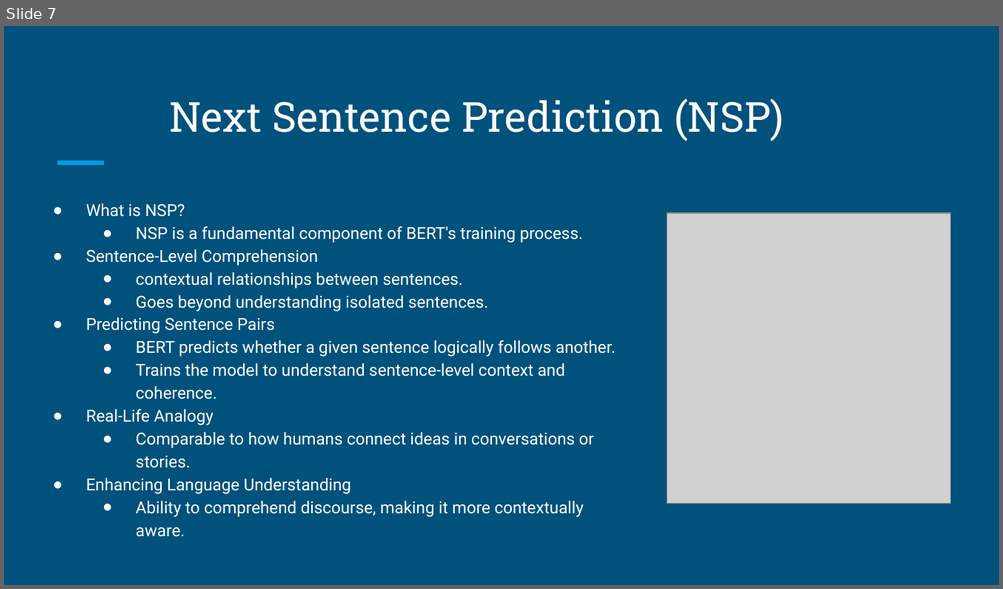
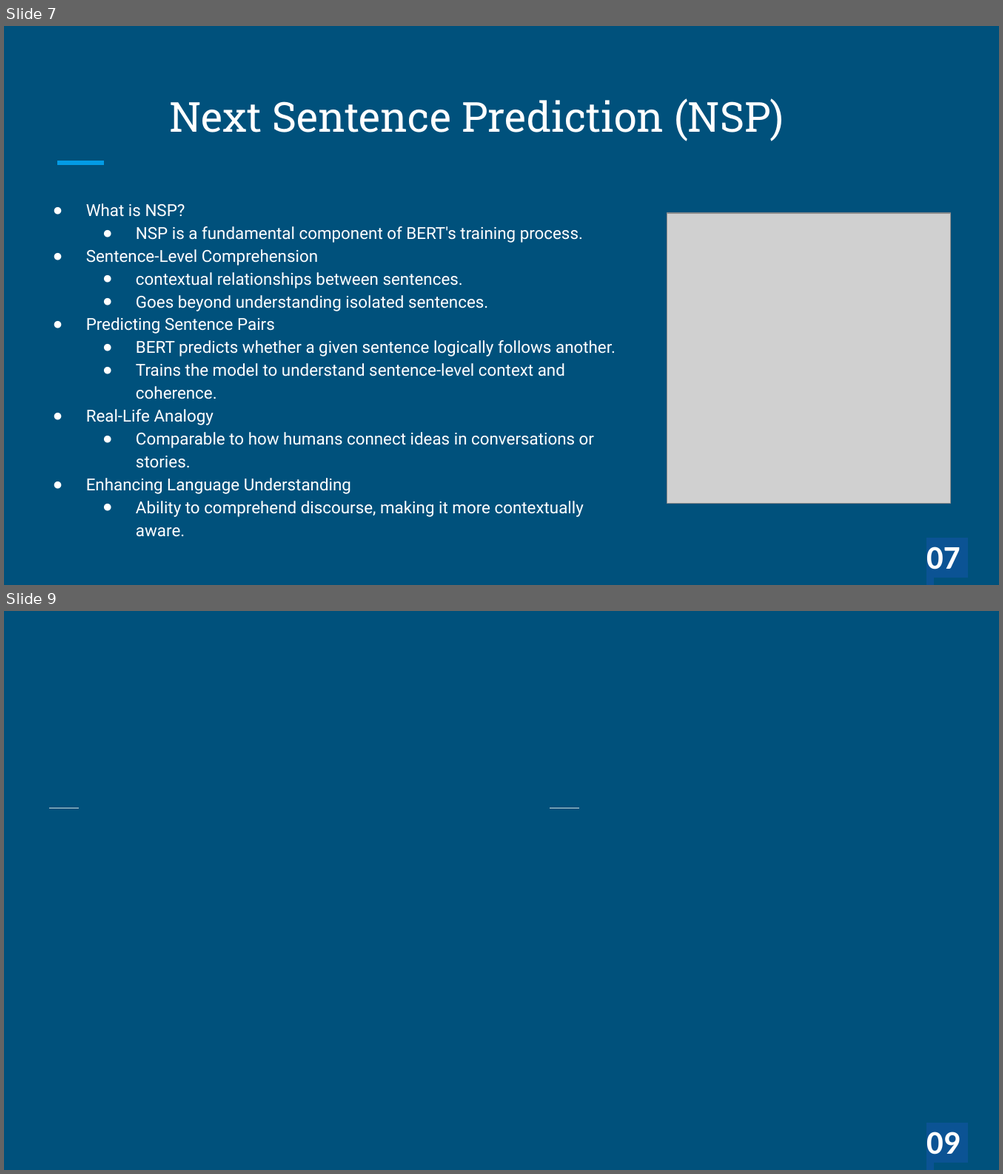
Before and after one commit to Mohammad-Aman-Ullah-Khan-Uday/cse438, a slide deck: Submission 01/slide.pptx. Shown one above the other, each under a label of ours: slide 7 before the commit, slides 7 and 9 after it; the slides between them are not shown. The pictures are 1003x589 and 1003x1174 pixels, drawn with LibreOffice and Linux fonts; fonts in the diff are those of the drawing; grey boxes stand for pictures; background and template pictures are left out. Boxes give left, top, right and bottom in pixels: in the first picture for what was removed or moved away, otherwise in the second. Text is boxed around its words. In the diff, an @@ line names an element or a change of style, - is before the commit and + after.

```diff
--- a/Submission 01/slide.pptx
+++ b/Submission 01/slide.pptx
@@ slide 9 added at (4, 611, 999, 1170), background picture (left out) @@
@@ line added from (50, 808) to (79, 808), #CFD8DC 0.75 pt @@
@@ line added from (549, 808) to (579, 808), #CFD8DC 0.75 pt @@
@@ text added at (926, 1132, 959, 1155), 24 pt, text #FFFFFF, bold @@
+09
@@ slide 7 changed as well @@
@@ text added at (926, 547, 959, 570), 24 pt, text #FFFFFF, bold @@
+07
```
Also in this commit, not shown: 10 other slides changed, 1 other slide added, 2 slides removed.
